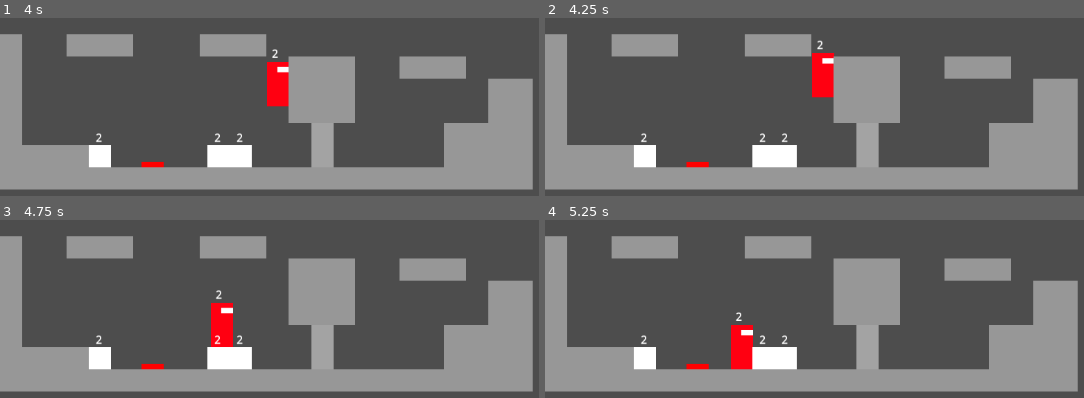
Above: before the commit, frames 1-4 (two rows, left to right).
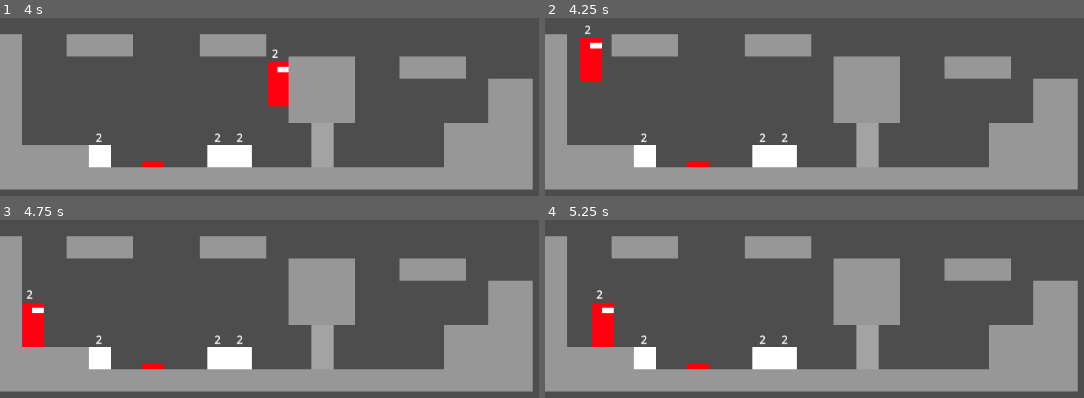
Above: after the commit, the same moments.

Repository: Flerffy/counterweight
Game: Godot game, scene res://Scenes/Rooms/test_room.tscn
Same seed, same stepped clock (60 frames per second), same inputs: the game is played once before the commit and once after it.
Inputs:
- Up to frame 1 (4 s): hold D (move_right) 0.53-2.03 s; tap F (carry) at 0.6, 2.85 s; tap Space (jump) at 0.77, 1.52, 3.02, 3.77 s; tap Q (give_weight) at 1.35 s; hold A (move_left) 2.03-2.78 s; hold E (take_weight) 2.03-2.78 s; hold D (move_right) from 2.78 s (still down); hold Q (give_weight) from 3.53 s (still down)
- Up to frame 2 (4.25 s): keep holding D (move_right); keep holding Q (give_weight); tap R (reset_room, bound only after the commit) at 4.15 s
- Up to frame 3 (4.75 s): release D (move_right) at 4.28 s; release Q (give_weight) at 4.28 s; hold A (move_left) from 4.28 s (still down); tap E (take_weight) at 4.35 s; tap Space (jump) at 4.52 s
- Up to frame 4 (5.25 s): release A (move_left) at 5.03 s; hold D (move_right) from 5.03 s (still down); tap F (carry) at 5.1 s

Frame 1 is identical in both runs. In frame 2, 2.2% of the frame differs, in the area x 6-54%, y 3-45%; in frame 3, 2.1%; in frame 4, 2.2%.

Commit message:
Implement room reset functionality

Diff:
--- a/Scripts/Rooms/test_room.gd
+++ b/Scripts/Rooms/test_room.gd
@@ -1,18 +1,46 @@
+
 extends Node2D
 
 # =============================================================================
 # TEST ROOM
 # =============================================================================
-# Configures the test environment and connects shared room systems.
+# Configures the test environment and shared room systems.
 #
 # Responsibilities:
-#   - Provide the room's BalanceController to player interactions.
+#   - Connect player interaction to the room's BalanceController.
+#   - Reset the room to its initial state.
+#
+# Dependencies:
+#   - PlayerInteraction
+#   - BalanceController
+#   - Input action: reset_room.
 # =============================================================================
 
 
+# -----------------------------------------------------------------------------
+# NODE REFERENCES
+# -----------------------------------------------------------------------------
 @onready var player_interaction: PlayerInteraction = $Player/PlayerInteraction
 @onready var balance_controller: BalanceController = $BalanceController
 
 
+# -----------------------------------------------------------------------------
+# INITIALIZATION
+# -----------------------------------------------------------------------------
 func _ready() -> void:
     player_interaction.balance_controller = balance_controller
+
+
+# -----------------------------------------------------------------------------
+# ROOM RESET
+# -----------------------------------------------------------------------------
+func _unhandled_input(event: InputEvent) -> void:
+    if event.is_action_pressed("reset_room") and not event.is_echo():
+        reset_room()
+
+
+## Restores the room to its saved state.
+## Reloading also restores all scene-owned objects and their properties.
+func reset_room() -> void:
+    # Defer reloading until the current input processing finishes.
+    get_tree().call_deferred("reload_current_scene")
--- a/project.godot
+++ b/project.godot
@@ -53,6 +53,11 @@
 "events": [Object(InputEventKey,"resource_local_to_scene":false,"resource_name":"","device":-1,"window_id":0,"alt_press …(192 unchanged characters)…
 ]
 }
+reset_room={
+"deadzone": 0.2,
+"events": [Object(InputEventKey,"resource_local_to_scene":false,"resource_name":"","device":-1,"window_id":0,"alt_pressed":false,"shift_pressed":false,"ctrl_pressed":false,"meta_pressed":false,"pressed":false,"keycode":0,"physical_keycode":82,"key_label":0,"unicode":114,"location":0,"echo":false,"script":null)
+]
+}
 
 [physics]
 
